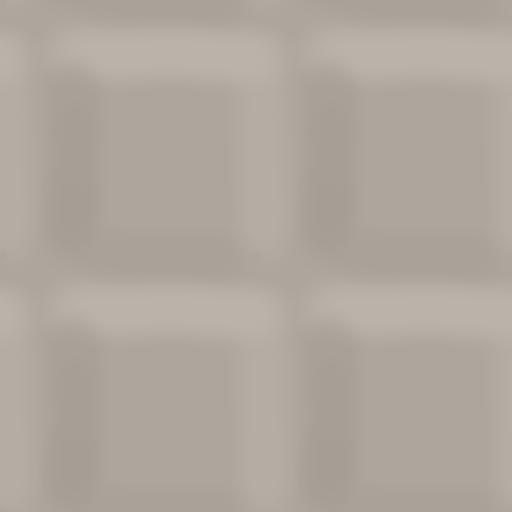
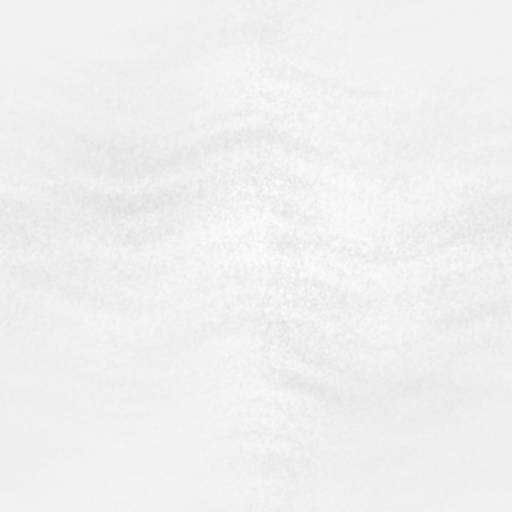
Layered file, before and after one edit (512 x 512). Changes by layer:
added layer "Paint Layer 3" (38%) above "Paint Layer 2" over [0, 0, 512, 512]
added layer "Paint Layer 2" above "Fill Layer 1" over [0, 0, 512, 512]
painted on "Paint Layer 1 Merged" over [0, 0, 512, 512]